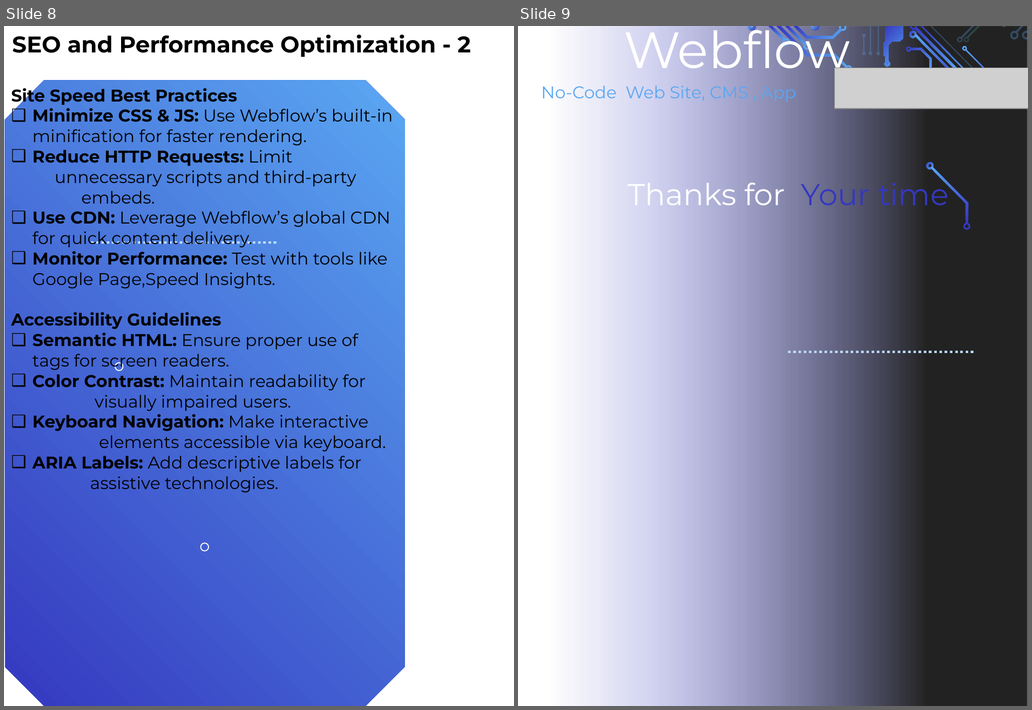
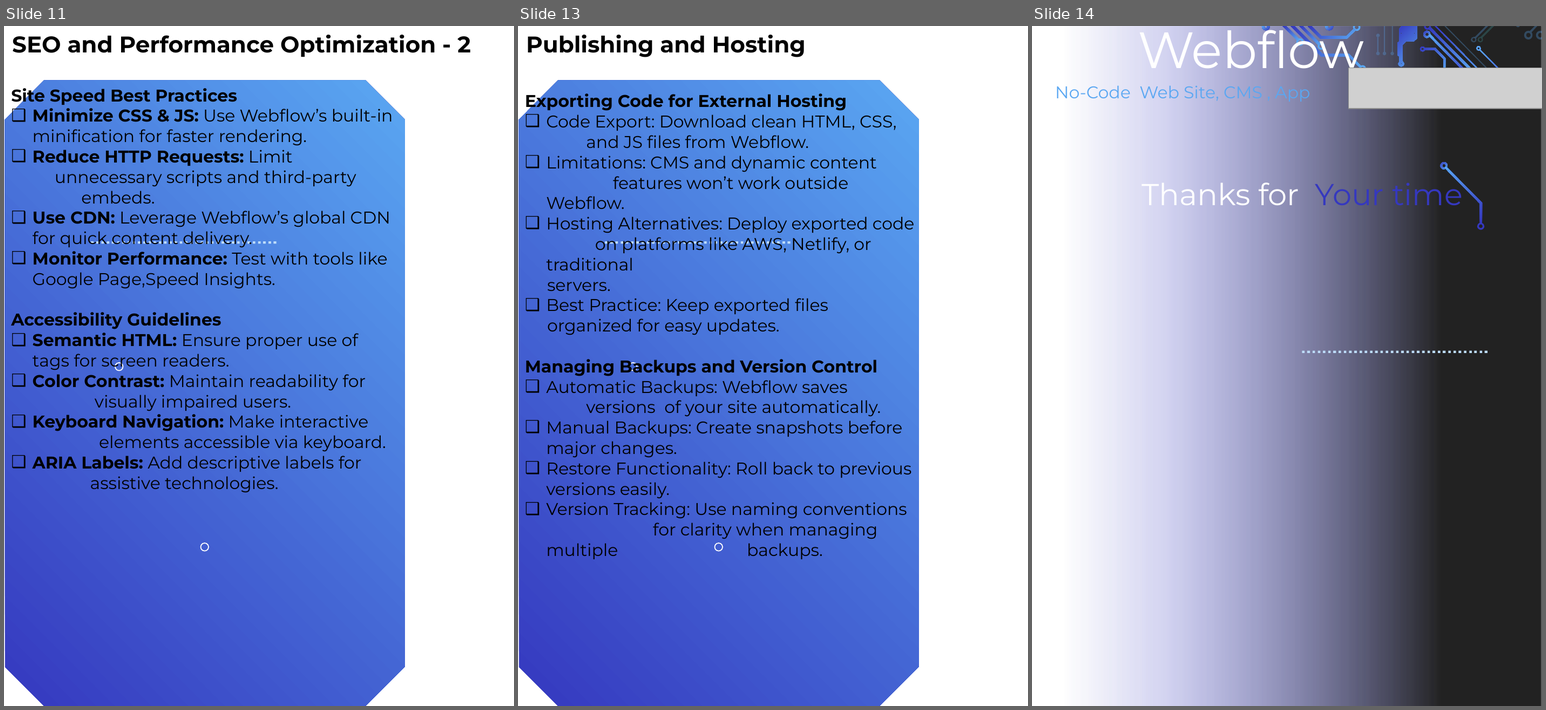
Before and after one commit to ShahzadSarwar10/LOW-CODE-NO-CODE-B-1, a slide deck: Webflow/Week0/WebFlow-WebSite-CMS-App-Platform-Rev1.pptx. Shown side by side, each under a label of ours: slides 8 and 9 before the commit, slides 11, 13 and 14 after it; the slides between them are not shown. The pictures are 1032x710 and 1546x710 pixels, drawn with LibreOffice and Linux fonts; fonts in the diff are those of the drawing; grey boxes stand for pictures; background and template pictures are left out. Boxes give left, top, right and bottom in pixels: in the first picture for what was removed or moved away, otherwise in the second. Text is boxed around its words. In the diff, an @@ line names an element or a change of style, - is before the commit and + after.

Commit message:
Webflow - fix - updates

```diff
--- a/Webflow/Week0/WebFlow-WebSite-CMS-App-Platform-Rev1.pptx
+++ b/Webflow/Week0/WebFlow-WebSite-CMS-App-Platform-Rev1.pptx
@@ slide 13 added at (518, 26, 1028, 706), background picture (left out) @@
@@ rectangle added at (518, 26, 1028, 706), fill gradient #FFFFFF @@
@@ text added at (526, 35, 806, 57), 24 pt, text #000000, bold @@
+Publishing and Hosting
@@ octagon added at (519, 81, 919, 706), fill gradient #5AA7F2 to #3538BF @@
@@ text added at (525, 91, 915, 536), 18 pt, text #000000 @@
+Exporting Code for External Hosting
+❑ Code Export: Download clean HTML, CSS, and JS files from Webflow.
+❑ Limitations: CMS and dynamic content features won’t work outside Webflow.
+❑ Hosting Alternatives: Deploy exported code on platforms like AWS, Netlify, or traditional
+servers.
+❑ Best Practice: Keep exported files
+organized for easy updates.
+Managing Backups and Version Control
+❑ Automatic Backups: Webflow saves versions of your site automatically.
+❑ Manual Backups: Create snapshots before major changes.
+❑ Restore Functionality: Roll back to previous versions easily.
+❑ Version Tracking: Use naming conventions for clarity when managing multiple backups.
@@ group added at (605, 241, 790, 244): 36 rectangles @@
@@ ellipse added at (629, 363, 637, 371), outline #FFFFFF 1 pt @@
@@ ellipse added at (715, 543, 723, 551), outline #FFFFFF 1 pt @@
@@ what was slide 8 is now slide 11 @@
@@ what was slide 9 is now slide 14 @@
```
Also in this commit, not shown: 2 slides changed, 4 other slides added, 3 other files.
